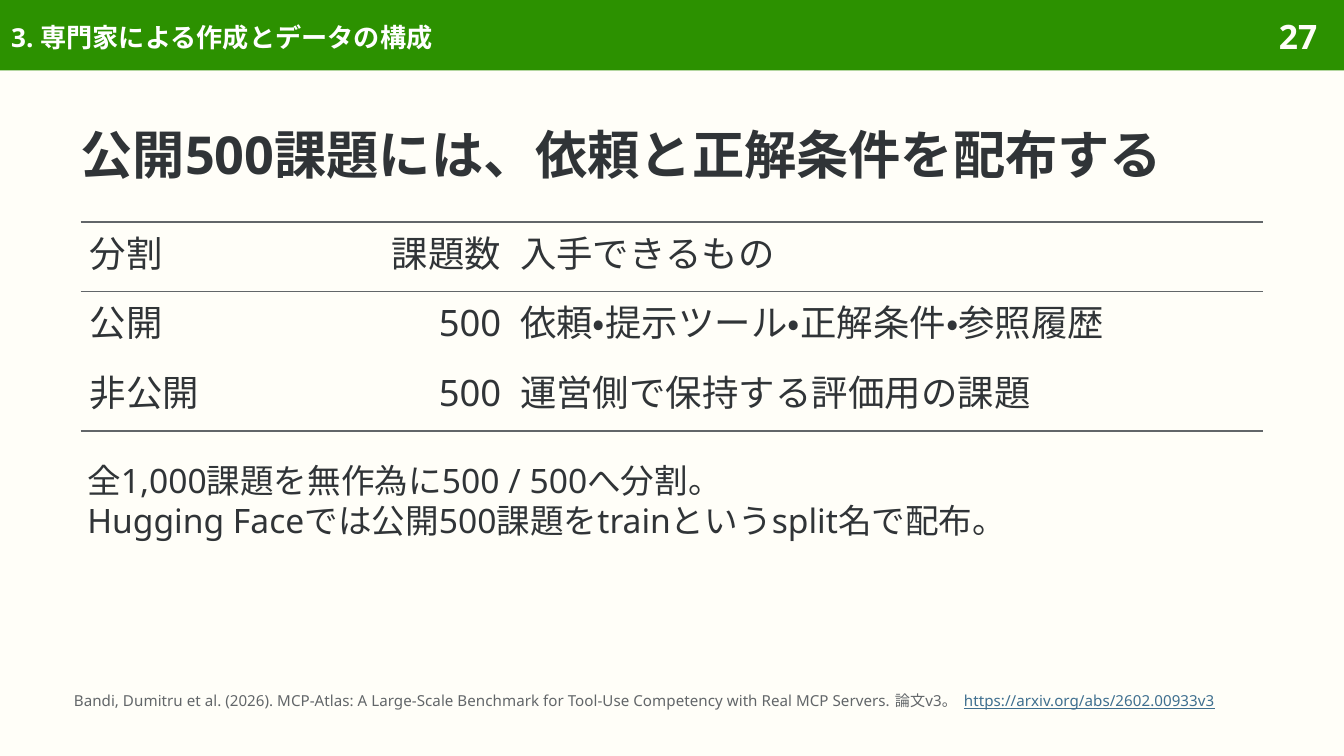
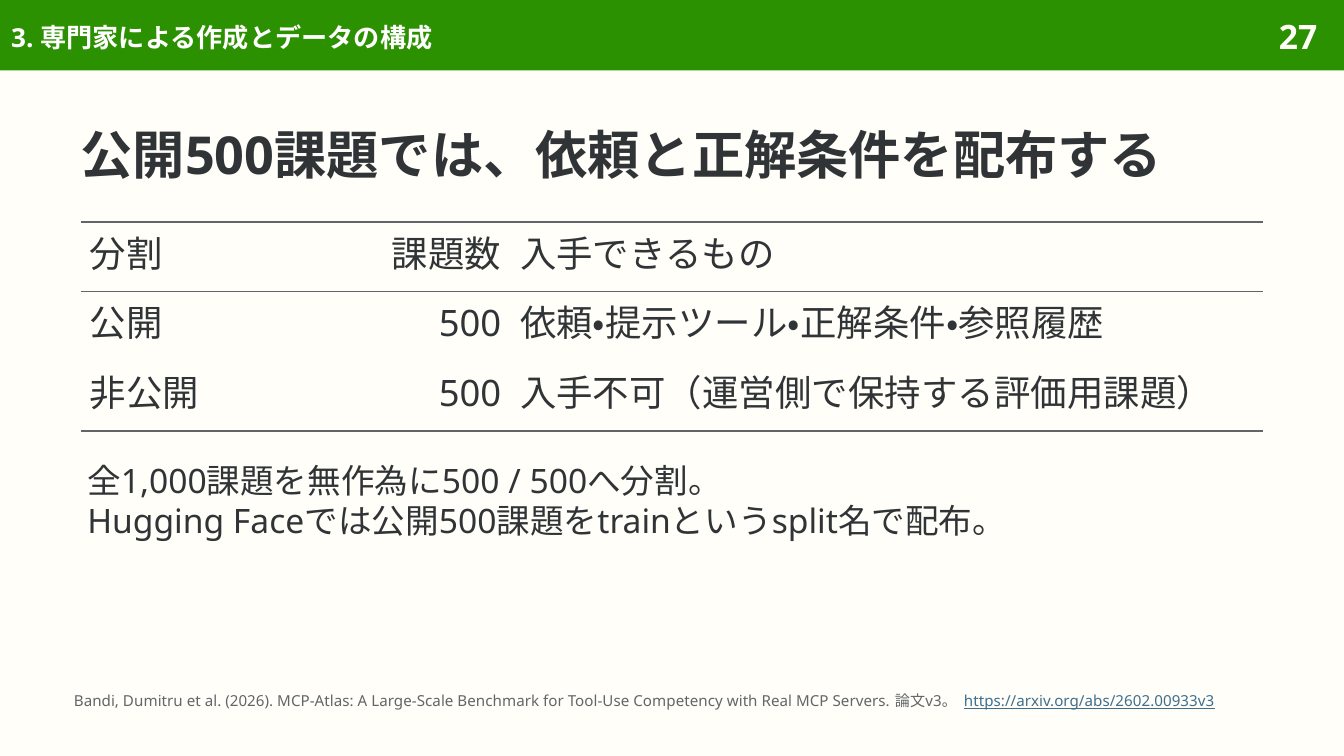
Before and after one commit to sasakiy84/datasets-in-10-minutes, a slide deck: slide 27 of slides/datasets-in-10-minutes-mcp-atlas.pptx. Drawn at 1344x756 pixels with LibreOffice and Linux fonts; fonts in the diff are those of the drawing. Boxes give left, top, right and bottom in pixels: in the first picture for what was removed or moved away, otherwise in the second. Text is boxed around its words. In the diff, an @@ line names an element or a change of style, - is before the commit and + after.

```diff
--- a/slides/datasets-in-10-minutes-mcp-atlas.pptx
+++ b/slides/datasets-in-10-minutes-mcp-atlas.pptx
@@ title at [81, 129, 1162, 179]: text changed @@
-公開500課題には、依頼と正解条件を配布する
+公開500課題では、依頼と正解条件を配布する
@@ table at [81, 222, 1263, 431] @@
-row 3, column 3: 運営側で保持する評価用の課題
+row 3, column 3: 入手不可（運営側で保持する評価用課題）
```
Also in this commit, not shown: 22 other slides changed, 7 other files.
